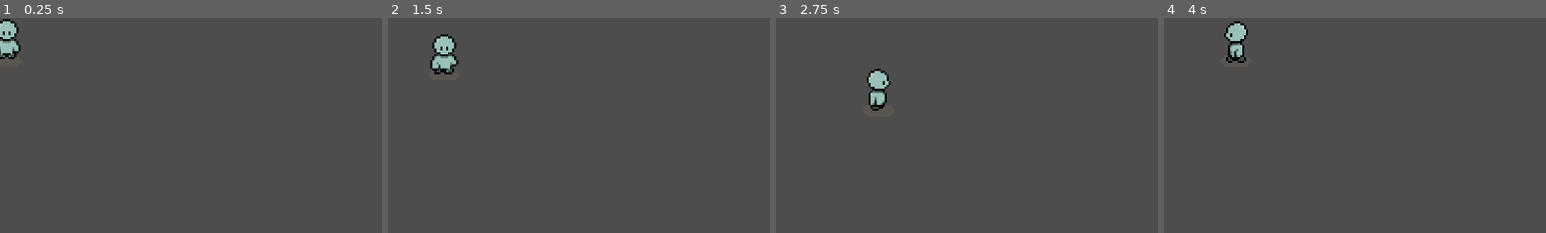
Above: before the commit, frames 1-4 (left to right).
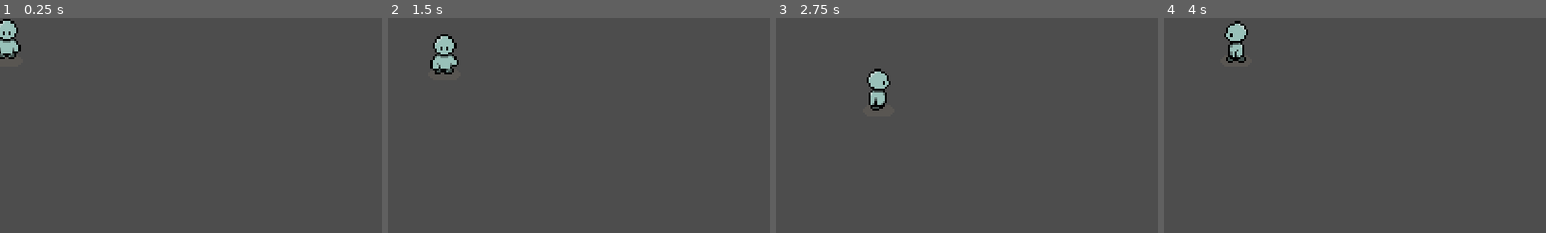
Above: after the commit, the same moments.

Repository: knguyen-hub/28-Percent-Game-Jam
Game: Godot game, scene res://test_walking_scene.tscn
Two runs of this game, one before a commit and one after it. Both use one fixed random seed, a clock stepped at 60 frames per second and the inputs below.
Inputs:
- Up to frame 1 (0.25 s): no input
- Up to frame 2 (1.5 s): tap Enter at 0.5 s; hold Right (ui_right) 0.53-1.28 s; hold Down (ui_down) from 1.28 s (still down)
- Up to frame 3 (2.75 s): release Down (ui_down) at 2.03 s; hold Right (ui_right) from 2.03 s (still down)
- Up to frame 4 (4 s): release Right (ui_right) at 2.78 s; hold Up (ui_up) 2.78-3.53 s; hold Left (ui_left) from 3.53 s (still down)
The pictures show only the part of the screen within x 0-50%, y 0-50%; the shares and areas given below are measured in that part.
In our replay, the window is 799x449 before the commit and 800x450 after it. These sizes can differ from the game's own. Grey fills any space a smaller window leaves; there, only what the larger window draws over its background counts as a difference.

The runs differ from the first frame. In frame 1, 0.1% of the frame differs, in the area x 0-6%, y 0-17%; in frame 2, 0.2%, in the area x 11-19%, y 8-27%; in frame 3, 0.1%; in frame 4, 0.1%.

Commit message:
I added the Start Screen on a Texture Rect.

Diff:
--- a/project.godot
+++ b/project.godot
@@ -15,6 +15,10 @@
 config/features=PackedStringArray("4.1", "Forward Plus")
 config/icon="res://icon.svg"
 
+[display]
+
+window/stretch/mode="canvas_items"
+
 [input]
 
 ui_left={
--- /dev/null
+++ b/starting_screen.tscn
@@ -0,0 +1,11 @@
+[gd_scene load_steps=2 format=3 uid="uid://c2kjlvsfjmb0"]
+
+[ext_resource type="Texture2D" uid="uid://dfxh7pl2k5gd" path="res://Heart Sleeves Start Screen.png" id="1_us32p"]
+
+[node name="Starting Screen" type="Node2D"]
+
+[node name="TextureRect" type="TextureRect" parent="."]
+offset_left = 257.0
+offset_right = 905.0
+offset_bottom = 648.0
+texture = ExtResource("1_us32p")
Binary file added: Heart Sleeves Start Screen.png
Not shown, added: Heart Sleeves Start Screen.png.import
Not shown: 1 places in test_dating_app_scene.tscn that only renumber resources
Not shown: 1 places in test_walking_scene.tscn that only renumber resources
